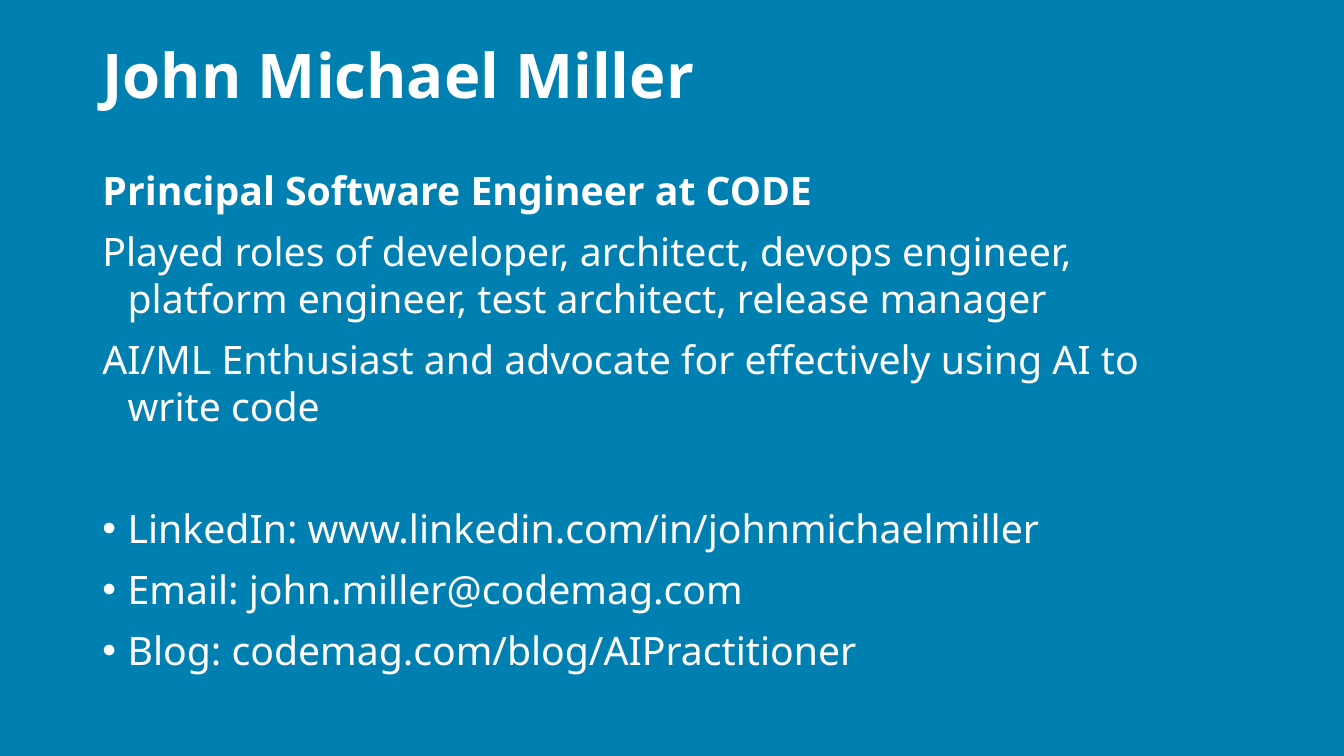
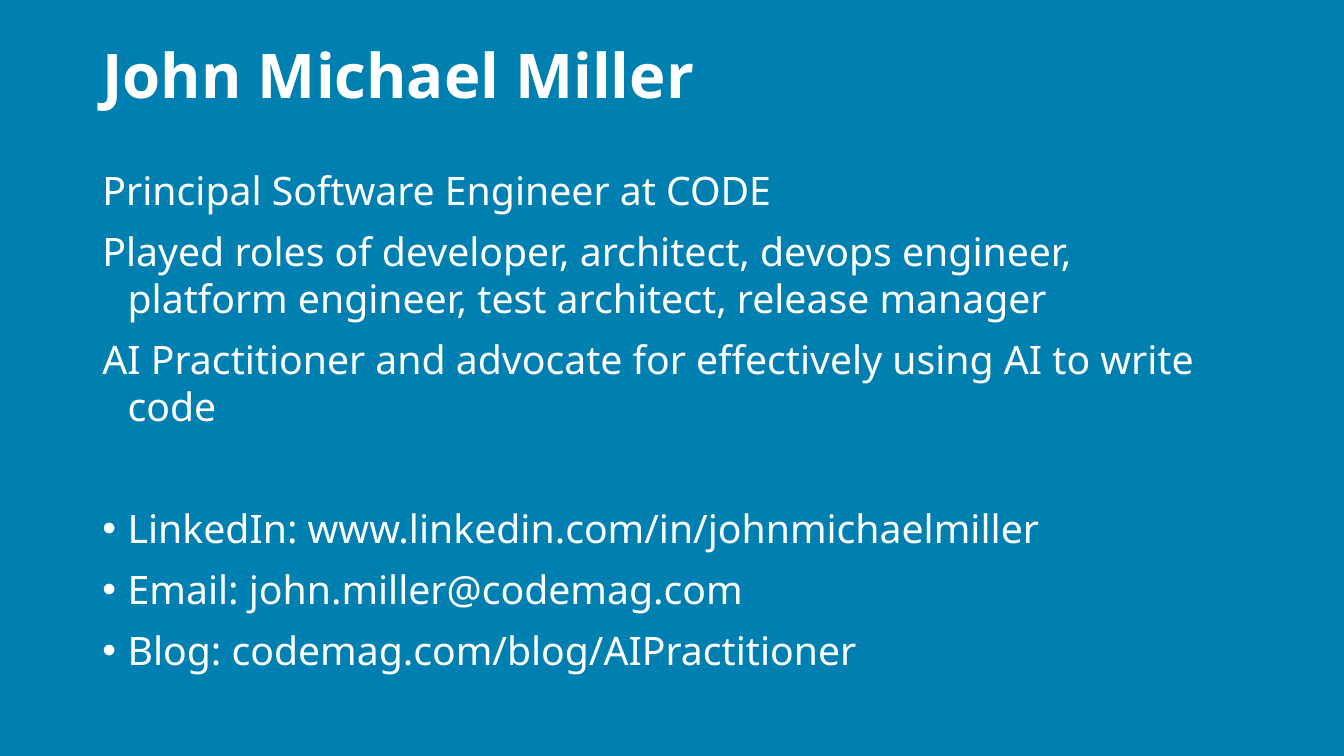
Before and after one commit to j0hnnymiller/AI-Assisted-Software-Development, a slide deck: slide 2 of slides/output/aiasd-311-monday-draft.pptx. Drawn at 1344x756 pixels with LibreOffice and Linux fonts; fonts in the diff are those of the drawing; background and template pictures are left out. Boxes give left, top, right and bottom in pixels: in the first picture for what was removed or moved away, otherwise in the second. Text is boxed around its words. In the diff, an @@ line names an element or a change of style, - is before the commit and + after.

```diff
--- a/slides/output/aiasd-311-monday-draft.pptx
+++ b/slides/output/aiasd-311-monday-draft.pptx
@@ text at [102, 175, 771, 215]: bold off in "Principal Software Engineer at CODE" @@
@@ text at [102, 344, 1193, 422]: text changed @@
-AI/ML Enthusiast and advocate for effectively using AI to write code
+AI Practitioner and advocate for effectively using AI to write code
```
Also in this commit, not shown: 87 other slides changed, 6 slides added, 22 slides removed, 10 other files.
